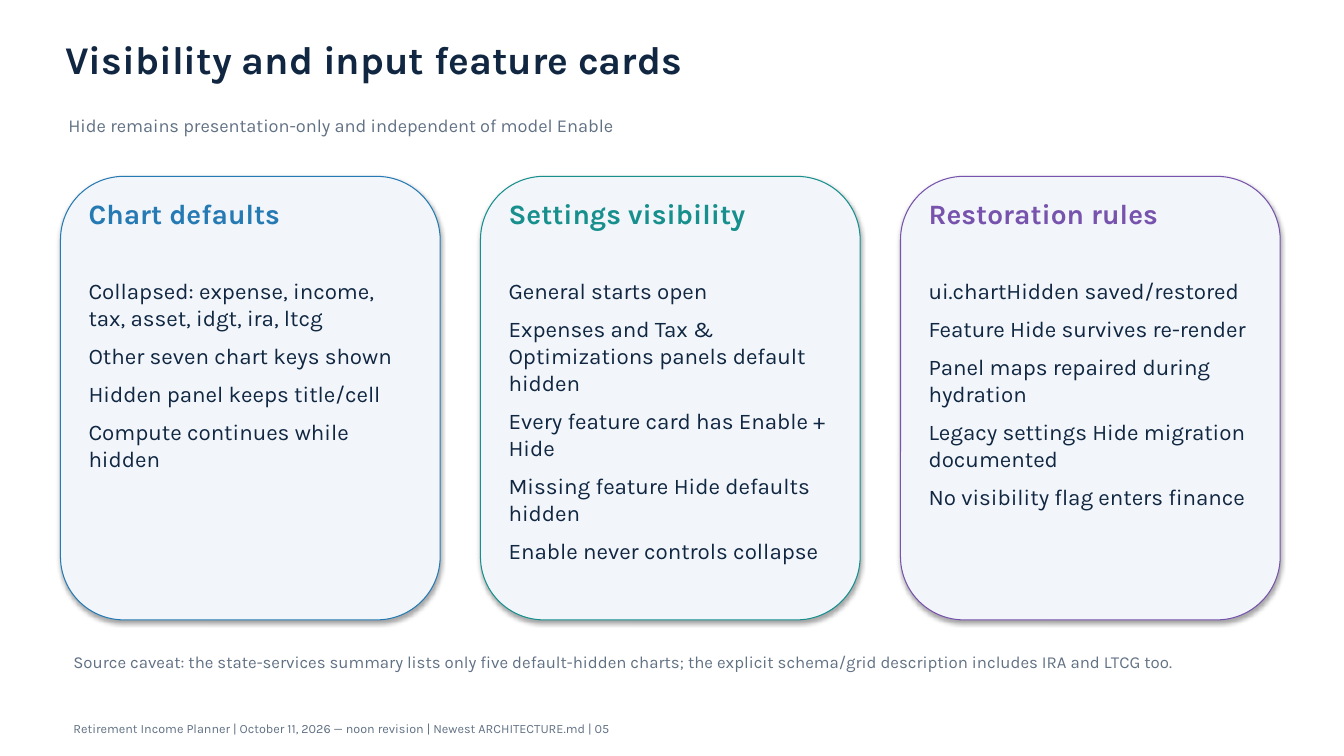
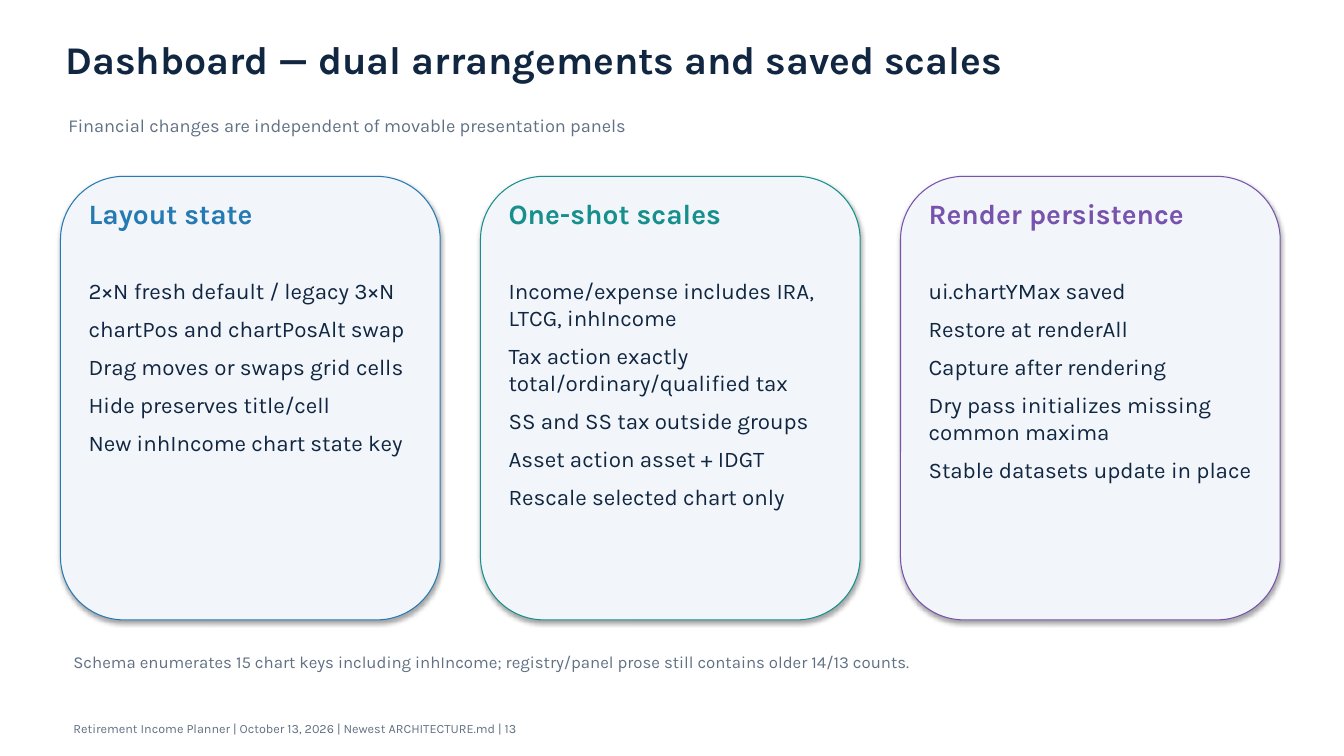
Before and after one commit to howardc64/retirefin, a slide deck: slide 13 of docs/retirement_income_planner_architecture.pptx (slide 5 before the commit). Drawn at 1344x756 pixels with LibreOffice and Linux fonts; fonts in the diff are those of the drawing. Boxes give left, top, right and bottom in pixels: in the first picture for what was removed or moved away, otherwise in the second. Text is boxed around its words. In the diff, an @@ line names an element or a change of style, - is before the commit and + after.

```diff
--- a/docs/retirement_income_planner_architecture.pptx
+++ b/docs/retirement_income_planner_architecture.pptx
@@ text at (x1=65, y1=47, x2=1002, y2=84): text changed @@
-Visibility and input feature cards
+Dashboard — dual arrangements and saved scales
@@ text at (x1=68, y1=119, x2=626, y2=137): text changed @@
-Hide remains presentation-only and independent of model Enable
+Financial changes are independent of movable presentation panels
@@ text at (x1=89, y1=206, x2=252, y2=231): text changed @@
-Chart defaults
+Layout state
@@ text at (x1=509, y1=204, x2=721, y2=225): text changed @@
-Settings visibility
+One-shot scales
@@ text at (x1=929, y1=204, x2=1184, y2=231): text changed @@
-Restoration rules
+Render persistence
@@ text at (x1=89, y1=283, x2=404, y2=457): text changed @@
-Collapsed: expense, income, tax, asset, idgt, ira, ltcg
-Other seven chart keys shown
-Hidden panel keeps title/cell
-Compute continues while hidden
+2×N fresh default / legacy 3×N
+chartPos and chartPosAlt swap
+Drag moves or swaps grid cells
+Hide preserves title/cell
+New inhIncome chart state key
@@ text at (x1=509, y1=282, x2=814, y2=511): text changed @@
-General starts open
-Expenses and Tax & Optimizations panels default hidden
-Every feature card has Enable + Hide
-Missing feature Hide defaults hidden
-Enable never controls collapse
+Income/expense includes IRA, LTCG, inhIncome
+Tax action exactly total/ordinary/qualified tax
+SS and SS tax outside groups
+Asset action asset + IDGT
+Rescale selected chart only
@@ text at (x1=929, y1=283, x2=1251, y2=484): text changed @@
-ui.chartHidden saved/restored
-Feature Hide survives re-render
-Panel maps repaired during hydration
-Legacy settings Hide migration documented
-No visibility flag enters finance
+ui.chartYMax saved
+Restore at renderAll
+Capture after rendering
+Dry pass initializes missing common maxima
+Stable datasets update in place
@@ text at (x1=73, y1=655, x2=909, y2=672): text changed @@
-Source caveat: the state-services summary lists only five default-hidden charts; the explicit schema/grid description includes IRA and LTCG too.
+Schema enumerates 15 chart keys including inhIncome; registry/panel prose still contains older 14/13 counts.
@@ text at (x1=73, y1=724, x2=517, y2=734): text changed @@
-Retirement Income Planner | October 11, 2026 — noon revision | Newest ARCHITECTURE.md | 05
+Retirement Income Planner | October 13, 2026 | Newest ARCHITECTURE.md | 13
```
Also in this commit, not shown: 6 other slides changed, 10 slides added, 8 slides removed, 16 other files.
